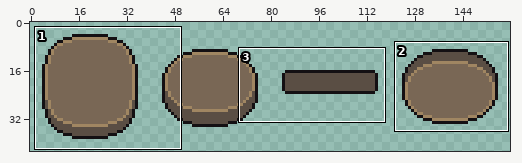
Sprite sheet -- assets/coins/triobol.png. Above: a wide view before the commit, with the close-up outlined.
Close-up. Old version:
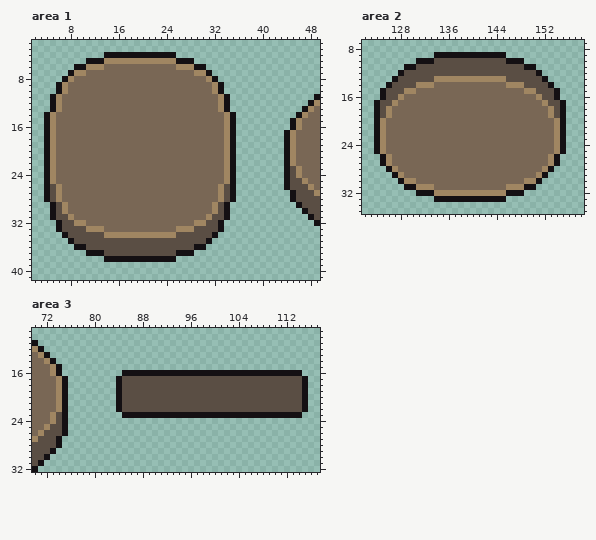
The file is 160x43 pixels. Shown: area 1: x 2..49, y 2..41; area 2: x 122..158, y 7..35; area 3: x 70..117, y 9..32.
After the commit:
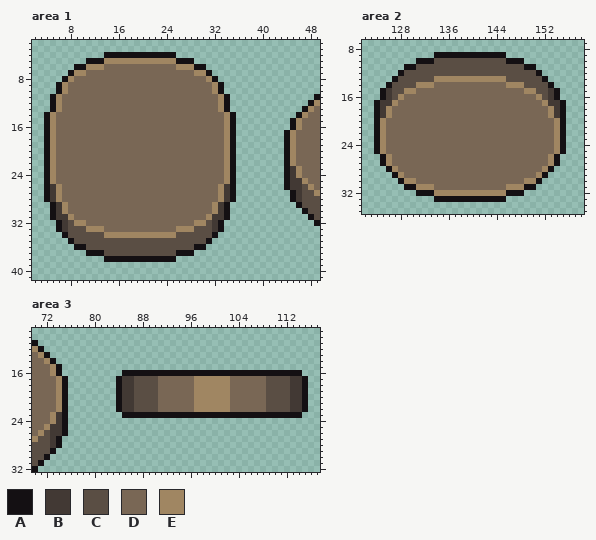
Palette (. is transparent): A #141013  B #423934  C #5a4e44  D #796755  E #a08662
Change:
--- area 1
@@ x 2..49 @@
 22 ..AEDDDDDDDDDDDDDDDDDDDDDDDDDDDDEA........AEDDDD
-23 ..AEDDDDDDDDDDDDDDDDDDDDDDDDDDDDEA........ACEDDD
-24 ..AEDDDDDDDDDDDDDDDDDDDDDDDDDDDDEA........ACEDDD
-25 ..AEDDDDDDDDDDDDDDDDDDDDDDDDDDDDEA........ACCEDD
-26 ..ACEDDDDDDDDDDDDDDDDDDDDDDDDDDECA........ACCCED
-27 ..ACEDDDDDDDDDDDDDDDDDDDDDDDDDDECA.........ACCCE
-28 ..ACEDDDDDDDDDDDDDDDDDDDDDDDDDDECA.........ACCCC
-29 ...ACEDDDDDDDDDDDDDDDDDDDDDDDDECA...........ACCC
-30 ...ACEDDDDDDDDDDDDDDDDDDDDDDDDECA............ACC
-31 ...ACCEDDDDDDDDDDDDDDDDDDDDDDECCA.............AC
-32 ....ACCEEDDDDDDDDDDDDDDDDDDEECCA...............A
-33 ....ACCCCEEEDDDDDDDDDDDDEEECCCCA................
+23 ..AEDDDDDDDDDDDDDDDDDDDDDDDDDDDDEA........ABEDDD
+24 ..AEDDDDDDDDDDDDDDDDDDDDDDDDDDDDEA........ABEDDD
+25 ..AEDDDDDDDDDDDDDDDDDDDDDDDDDDDDEA........ABBEDD
+26 ..ABEDDDDDDDDDDDDDDDDDDDDDDDDDDEBA........ABBCED
+27 ..ABEDDDDDDDDDDDDDDDDDDDDDDDDDDEBA.........ABCCE
+28 ..ABEDDDDDDDDDDDDDDDDDDDDDDDDDDEBA.........ABCCC
+29 ...ABEDDDDDDDDDDDDDDDDDDDDDDDDEBA...........ACCC
+30 ...ABEDDDDDDDDDDDDDDDDDDDDDDDDEBA............ACC
+31 ...ABBEDDDDDDDDDDDDDDDDDDDDDDEBBA.............AC
+32 ....ABCEEDDDDDDDDDDDDDDDDDDEECBA...............A
+33 ....ABCCCEEEDDDDDDDDDDDDEEECCCBA................
 34 .....ACCCCCCEEEEEEEEEEEECCCCCCA.................
--- area 2
@@ x 122..158 @@
 14 ....ACCCCEEEDDDDDDDDDDDDEEECCCCA.....
-15 ...ACCCEEDDDDDDDDDDDDDDDDDDEECCCA....
-16 ...ACCEDDDDDDDDDDDDDDDDDDDDDDECCA....
-17 ..ACCEDDDDDDDDDDDDDDDDDDDDDDDDECCA...
-18 ..ACEDDDDDDDDDDDDDDDDDDDDDDDDDDECA...
-19 ..ACEDDDDDDDDDDDDDDDDDDDDDDDDDDECA...
+15 ...ABCCEEDDDDDDDDDDDDDDDDDDEECCBA....
+16 ...ABCEDDDDDDDDDDDDDDDDDDDDDDECBA....
+17 ..ABBEDDDDDDDDDDDDDDDDDDDDDDDDEBBA...
+18 ..ABEDDDDDDDDDDDDDDDDDDDDDDDDDDEBA...
+19 ..ABEDDDDDDDDDDDDDDDDDDDDDDDDDDEBA...
 20 ..AEDDDDDDDDDDDDDDDDDDDDDDDDDDDDEA...
--- area 3
@@ x 70..117 @@
 16 DDDEA..........AAAAAAAAAAAAAAAAAAAAAAAAAAAAAA...
-17 DDDDEA........ACCCCCCCCCCCCCCCCCCCCCCCCCCCCCCA..
-18 DDDDEA........ACCCCCCCCCCCCCCCCCCCCCCCCCCCCCCA..
-19 DDDDEA........ACCCCCCCCCCCCCCCCCCCCCCCCCCCCCCA..
-20 DDDDEA........ACCCCCCCCCCCCCCCCCCCCCCCCCCCCCCA..
-21 DDDDEA........ACCCCCCCCCCCCCCCCCCCCCCCCCCCCCCA..
-22 DDDDEA........ACCCCCCCCCCCCCCCCCCCCCCCCCCCCCCA..
-23 DDDECA.........AAAAAAAAAAAAAAAAAAAAAAAAAAAAAA...
-24 DDDECA..........................................
-25 DDECCA..........................................
-26 DECCCA..........................................
-27 ECCCA...........................................
-28 CCCCA...........................................
+17 DDDDEA........ABBCCCCDDDDDDEEEEEEDDDDDDCCCCBBA..
+18 DDDDEA........ABBCCCCDDDDDDEEEEEEDDDDDDCCCCBBA..
+19 DDDDEA........ABBCCCCDDDDDDEEEEEEDDDDDDCCCCBBA..
+20 DDDDEA........ABBCCCCDDDDDDEEEEEEDDDDDDCCCCBBA..
+21 DDDDEA........ABBCCCCDDDDDDEEEEEEDDDDDDCCCCBBA..
+22 DDDDEA........ABBCCCCDDDDDDEEEEEEDDDDDDCCCCBBA..
+23 DDDEBA.........AAAAAAAAAAAAAAAAAAAAAAAAAAAAAA...
+24 DDDEBA..........................................
+25 DDEBBA..........................................
+26 DECBBA..........................................
+27 ECCBA...........................................
+28 CCCBA...........................................
 29 CCCA............................................
